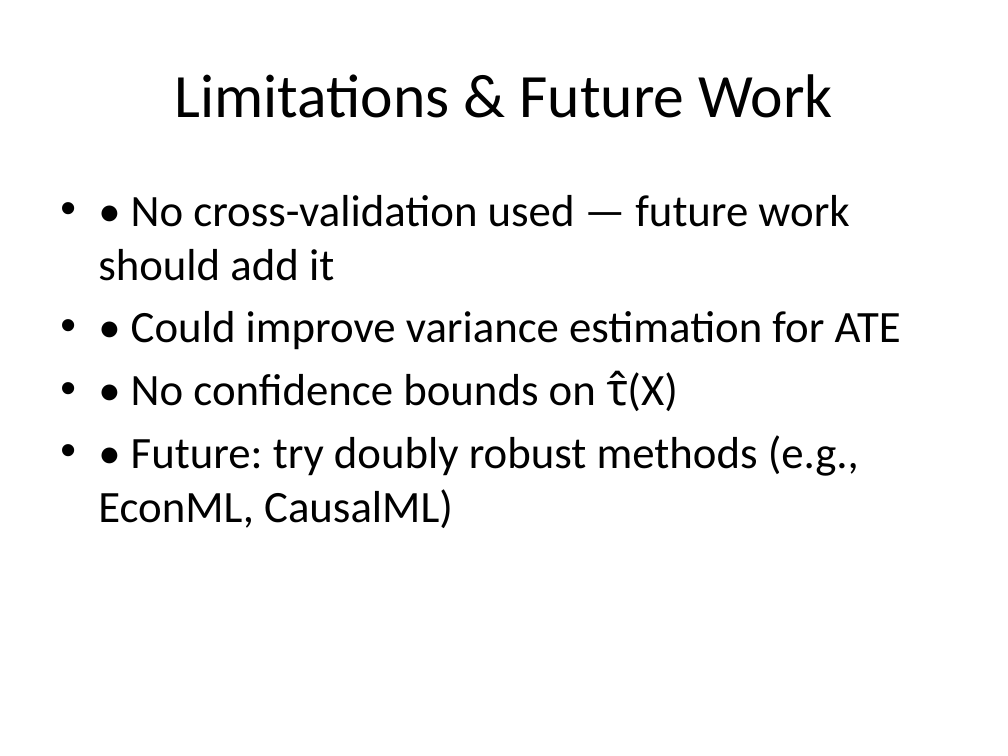
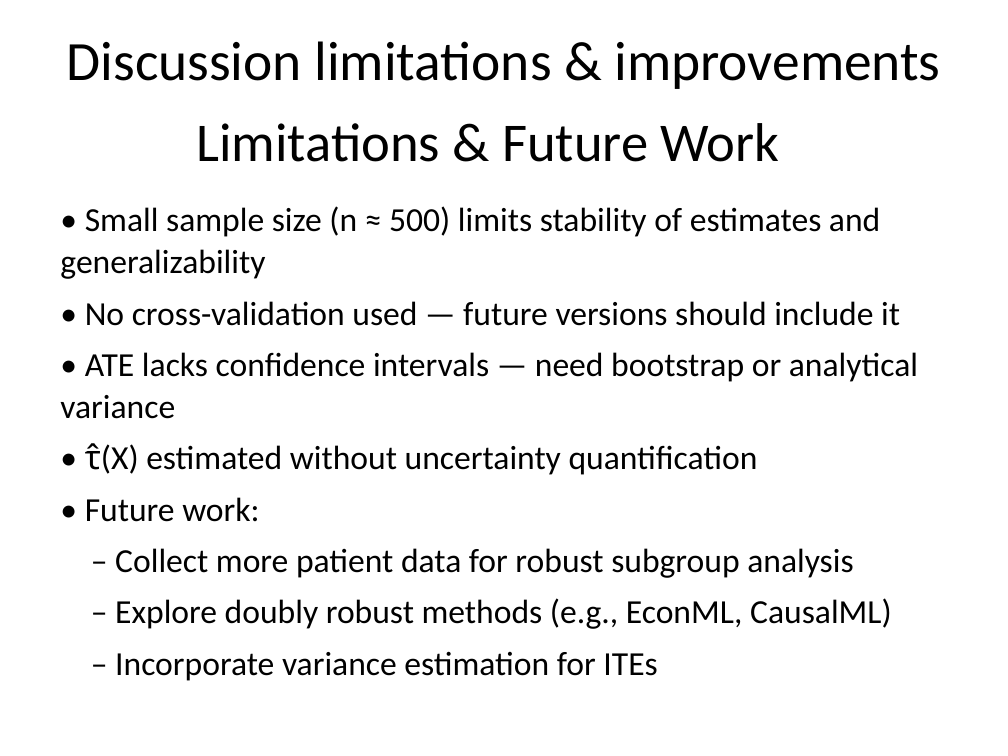
Before and after one commit to yotamdery/causal-inference-clinical-trial, a slide deck: slide 10 of presentation_deck.pptx. Drawn at 1008x756 pixels with LibreOffice and Linux fonts; fonts in the diff are those of the drawing. Boxes give left, top, right and bottom in pixels: in the first picture for what was removed or moved away, otherwise in the second. Text is boxed around its words. In the diff, an @@ line names an element or a change of style, - is before the commit and + after.

```diff
--- a/presentation_deck.pptx
+++ b/presentation_deck.pptx
@@ title added at (67,41,941,89), 39.6 pt, text #000000 @@
+Discussion limitations & improvements
@@ title "Limitations & Future Work": place and size @@
-title "Limitations & Future Work" at (174,74,832,118)
+title "Limitations & Future Work" at (196,123,780,162)
@@ title "Limitations & Future Work" at (196,123,780,162): size 44 to 39 pt @@
@@ text at (60,206,918,681): text changed; size 32 to 24 pt @@
-• • No cross-validation used — future work should add it
-• • Could improve variance estimation for ATE
-• • No confidence bounds on τ̂(X)
-• • Future: try doubly robust methods (e.g., EconML, CausalML)
+• Small sample size (n ≈ 500) limits stability of estimates and generalizability
+• No cross-validation used — future versions should include it
+• ATE lacks confidence intervals — need bootstrap or analytical variance
+• τ̂(X) estimated without uncertainty quantification
+• Future work:
+– Collect more patient data for robust subgroup analysis
+– Explore doubly robust methods (e.g., EconML, CausalML)
+– Incorporate variance estimation for ITEs
```
Also in this commit, not shown: 10 other slides changed, 3 other files.
